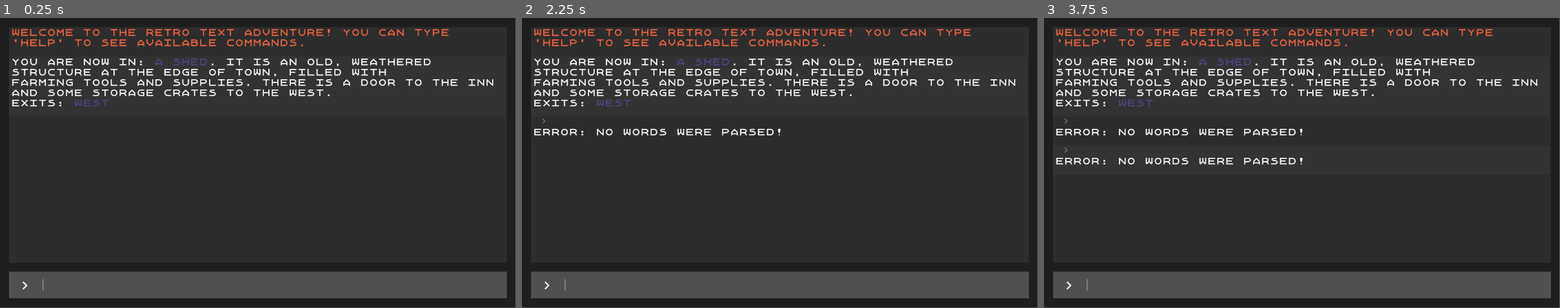
Above: before the commit, frames 1-3 (left to right).
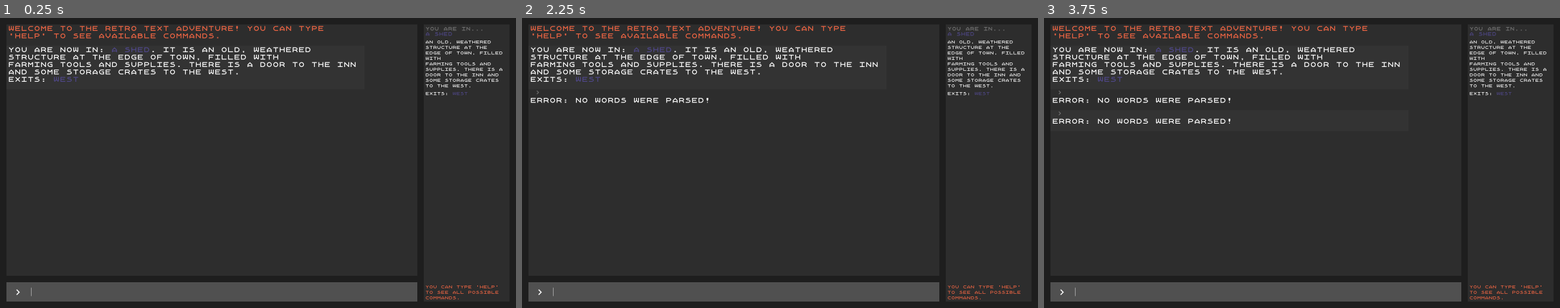
Above: after the commit, the same moments.

Repository: onionbulbperception/text_adventure_by_tutorial
Game: Godot game, scene res://scenes/game.tscn
Two runs of this game, one before a commit and one after it. Both use one fixed random seed, a clock stepped at 60 frames per second and the inputs below.
Inputs:
- Up to frame 1 (0.25 s): no input
- Up to frame 2 (2.25 s): tap Enter at 0.5, 2 s; tap Space at 1.25 s
- Up to frame 3 (3.75 s): tap Space at 2.75 s; tap Enter at 3.5 s
In our replay, the window is 799x449 before the commit and 800x450 after it. These sizes can differ from the game's own. Grey fills any space a smaller window leaves; there, only what the larger window draws over its background counts as a difference.

The runs differ from the first frame. In frame 1, 12% of the frame differs, in the area x 1-99%, y 2-98%; in frame 2, 13%; in frame 3, 14%.

Commit message:
finished tutorial.

Diff:
--- a/project.godot
+++ b/project.godot
@@ -18,6 +18,11 @@
 
 Types="*res://scripts/globals/types.gd"
 
+[display]
+
+window/size/viewport_width=1600
+window/size/viewport_height=900
+
 [rendering]
 
 renderer/rendering_method="gl_compatibility"
--- a/scenes/game.tscn
+++ b/scenes/game.tscn
@@ -8,6 +8,7 @@
 [ext_resource type="Script" path="res://scripts/room_manager.gd" id="3_kjrjv"]
 [ext_resource type="Script" path="res://scripts/input.gd" id="4_j06qb"]
 [ext_resource type="PackedScene" uid="uid://bisxee73hdwoq" path="res://scenes/game_info.tscn" id="6_nlqif"]
+[ext_resource type="PackedScene" uid="uid://c5vv0hhb12aou" path="res://scenes/side_panel.tscn" id="9_75o5y"]
 
 [sub_resource type="StyleBoxFlat" id="StyleBoxFlat_nxl4y"]
 bg_color = Color(0.118581, 0.118581, 0.118581, 1)
@@ -126,28 +127,33 @@
 theme_override_constants/margin_right = 20
 theme_override_constants/margin_bottom = 20
 
-[node name="Rows" type="VBoxContainer" parent="Background/MarginContainer"]
+[node name="Columns" type="HBoxContainer" parent="Background/MarginContainer"]
 layout_mode = 2
 theme_override_constants/separation = 20
 
-[node name="GameInfo" parent="Background/MarginContainer/Rows" instance=ExtResource("6_nlqif")]
+[node name="Rows" type="VBoxContainer" parent="Background/MarginContainer/Columns"]
+layout_mode = 2
+size_flags_horizontal = 3
+theme_override_constants/separation = 20
+
+[node name="GameInfo" parent="Background/MarginContainer/Columns/Rows" instance=ExtResource("6_nlqif")]
 layout_mode = 2
 
-[node name="InputArea" type="PanelContainer" parent="Background/MarginContainer/Rows"]
+[node name="InputArea" type="PanelContainer" parent="Background/MarginContainer/Columns/Rows"]
 custom_minimum_size = Vector2(0, 60)
 layout_mode = 2
 theme_override_styles/panel = SubResource("StyleBoxFlat_ebuqv")
 
-[node name="HBoxContainer" type="HBoxContainer" parent="Background/MarginContainer/Rows/InputArea"]
+[node name="HBoxContainer" type="HBoxContainer" parent="Background/MarginContainer/Columns/Rows/InputArea"]
 layout_mode = 2
 
-[node name="Caret" type="Label" parent="Background/MarginContainer/Rows/InputArea/HBoxContainer"]
+[node name="Caret" type="Label" parent="Background/MarginContainer/Columns/Rows/InputArea/HBoxContainer"]
 layout_mode = 2
 theme_override_fonts/font = ExtResource("3_k8pxv")
 theme_override_font_sizes/font_size = 24
 text = " > "
 
-[node name="Input" type="LineEdit" parent="Background/MarginContainer/Rows/InputArea/HBoxContainer"]
+[node name="Input" type="LineEdit" parent="Background/MarginContainer/Columns/Rows/InputArea/HBoxContainer"]
 layout_mode = 2
 size_flags_horizontal = 3
 theme_override_fonts/font = ExtResource("3_k8pxv")
@@ -157,5 +163,8 @@
 max_length = 36
 script = ExtResource("4_j06qb")
 
-[connection signal="text_submitted" from="Background/MarginContainer/Rows/InputArea/HBoxContainer/Input" to="." method="_on_input_text_submitted"]
-[connection signal="text_submitted" from="Background/MarginContainer/Rows/InputArea/HBoxContainer/Input" to="Background/MarginContainer/Rows/InputArea/HBoxContainer/Input" method="_on_text_submitted"]
+[node name="SidePanel" parent="Background/MarginContainer/Columns" instance=ExtResource("9_75o5y")]
+layout_mode = 2
+
+[connection signal="text_submitted" from="Background/MarginContainer/Columns/Rows/InputArea/HBoxContainer/Input" to="." method="_on_input_text_submitted"]
+[connection signal="text_submitted" from="Background/MarginContainer/Columns/Rows/InputArea/HBoxContainer/Input" to="Background/MarginContainer/Columns/Rows/InputArea/HBoxContainer/Input" method="_on_text_submitted"]
--- a/scenes/game_info.tscn
+++ b/scenes/game_info.tscn
@@ -1,13 +1,11 @@
 [gd_scene load_steps=3 format=3 uid="uid://bisxee73hdwoq"]
 
 [ext_resource type="Script" path="res://scripts/game_info.gd" id="1_2bpcd"]
-
-[sub_resource type="StyleBoxFlat" id="StyleBoxFlat_v4cue"]
-bg_color = Color(0.176471, 0.176471, 0.176471, 1)
+[ext_resource type="StyleBox" uid="uid://d04x6i32ieuxr" path="res://styles/main_panel.tres" id="1_roow3"]
 
 [node name="GameInfo" type="PanelContainer"]
 size_flags_vertical = 3
-theme_override_styles/panel = SubResource("StyleBoxFlat_v4cue")
+theme_override_styles/panel = ExtResource("1_roow3")
 script = ExtResource("1_2bpcd")
 
 [node name="Scroll" type="ScrollContainer" parent="."]
--- /dev/null
+++ b/scenes/side_panel.tscn
@@ -0,0 +1,90 @@
+[gd_scene load_steps=4 format=3 uid="uid://c5vv0hhb12aou"]
+
+[ext_resource type="StyleBox" uid="uid://d04x6i32ieuxr" path="res://styles/main_panel.tres" id="1_v3qva"]
+[ext_resource type="Script" path="res://scripts/side_panel.gd" id="2_1igxq"]
+[ext_resource type="FontFile" uid="uid://2c4lklsj37yx" path="res://fonts/Xanmono.ttf" id="2_a74lm"]
+
+[node name="SidePanel" type="PanelContainer"]
+theme_override_styles/panel = ExtResource("1_v3qva")
+script = ExtResource("2_1igxq")
+
+[node name="MarginContainer" type="MarginContainer" parent="."]
+layout_mode = 2
+theme_override_constants/margin_left = 5
+theme_override_constants/margin_top = 5
+theme_override_constants/margin_right = 5
+theme_override_constants/margin_bottom = 5
+
+[node name="Rows" type="VBoxContainer" parent="MarginContainer"]
+layout_mode = 2
+theme_override_constants/separation = 10
+
+[node name="TitleSection" type="VBoxContainer" parent="MarginContainer/Rows"]
+layout_mode = 2
+theme_override_constants/separation = 0
+
+[node name="InfoLabel" type="Label" parent="MarginContainer/Rows/TitleSection"]
+custom_minimum_size = Vector2(256, 0)
+layout_mode = 2
+theme_override_colors/font_color = Color(0.470588, 0.470588, 0.470588, 1)
+theme_override_fonts/font = ExtResource("2_a74lm")
+theme_override_font_sizes/font_size = 14
+text = "You are in..."
+autowrap_mode = 2
+
+[node name="RoomNameLabel" type="Label" parent="MarginContainer/Rows/TitleSection"]
+custom_minimum_size = Vector2(256, 0)
+layout_mode = 2
+theme_override_colors/font_color = Color(0.309804, 0.278431, 0.537255, 1)
+theme_override_fonts/font = ExtResource("2_a74lm")
+theme_override_font_sizes/font_size = 14
+text = "A Room"
+autowrap_mode = 2
+
+[node name="RoomDescriptionLabel" type="Label" parent="MarginContainer/Rows"]
+custom_minimum_size = Vector2(256, 0)
+layout_mode = 2
+theme_override_fonts/font = ExtResource("2_a74lm")
+theme_override_font_sizes/font_size = 12
+text = "This will be where the room's description goes"
+autowrap_mode = 2
+
+[node name="ListArea" type="VBoxContainer" parent="MarginContainer/Rows"]
+layout_mode = 2
+size_flags_vertical = 3
+
+[node name="ExitLabel" type="RichTextLabel" parent="MarginContainer/Rows/ListArea"]
+layout_mode = 2
+theme_override_fonts/normal_font = ExtResource("2_a74lm")
+theme_override_font_sizes/normal_font_size = 12
+bbcode_enabled = true
+text = "Exits: Option"
+fit_content = true
+autowrap_mode = 2
+
+[node name="NpcLabel" type="RichTextLabel" parent="MarginContainer/Rows/ListArea"]
+layout_mode = 2
+theme_override_fonts/normal_font = ExtResource("2_a74lm")
+theme_override_font_sizes/normal_font_size = 12
+bbcode_enabled = true
+text = "NPC: Option"
+fit_content = true
+autowrap_mode = 2
+
+[node name="ItemLabel" type="RichTextLabel" parent="MarginContainer/Rows/ListArea"]
+layout_mode = 2
+theme_override_fonts/normal_font = ExtResource("2_a74lm")
+theme_override_font_sizes/normal_font_size = 12
+bbcode_enabled = true
+text = "Items: Option"
+fit_content = true
+autowrap_mode = 2
+
+[node name="HelpLabel" type="Label" parent="MarginContainer/Rows"]
+custom_minimum_size = Vector2(256, 0)
+layout_mode = 2
+theme_override_colors/font_color = Color(0.941176, 0.396078, 0.262745, 1)
+theme_override_fonts/font = ExtResource("2_a74lm")
+theme_override_font_sizes/font_size = 12
+text = "You can type 'help' to see all possible commands."
+autowrap_mode = 2
--- a/scripts/command_processor.gd
+++ b/scripts/command_processor.gd
@@ -1,4 +1,8 @@
 extends Node
+
+
+signal room_changed(new_room)
+signal room_updated(current_room)
 
 
 var current_room = null
@@ -64,6 +68,7 @@
 		if second_word.to_lower() == item.item_name.to_lower():
 			current_room.remove_item(item)
 			player.take_item(item)
+			emit_signal("room_updated", current_room)
 			return "You take the " + Types.wrap_item_text(item.item_name)
 
 	return "There is no " + Types.wrap_item_text(second_word) + " here."
@@ -76,6 +81,7 @@
 		if second_word.to_lower() == item.item_name.to_lower():
 			player.drop_item(item)
 			current_room.add_item(item)
+			emit_signal("room_updated", current_room)
 			return "You drop the " + Types.wrap_item_text(item.item_name) + "."
 	return "You don't have anything called " + Types.wrap_system_text(second_word) + "."
 
@@ -165,4 +171,5 @@
 
 func change_room(new_room: GameRoom) -> String:
 	current_room = new_room
+	emit_signal("room_changed", new_room)
 	return new_room.get_full_description()
--- a/scripts/game.gd
+++ b/scripts/game.gd
@@ -1,12 +1,16 @@
 extends Control
 
-@onready var game_info = $Background/MarginContainer/Rows/GameInfo
+@onready var game_info = $Background/MarginContainer/Columns/Rows/GameInfo
 @onready var command_processor = $CommandProcessor
 @onready var room_manager = $RoomManager
 @onready var player = $Player
 
 
 func _ready() -> void:
+	var side_panel = $Background/MarginContainer/Columns/SidePanel
+	command_processor.room_changed.connect(Callable(side_panel, "handle_room_changed"))
+	command_processor.room_updated.connect(Callable(side_panel, "handle_room_updated"))
+
 	game_info.create_response(Types.wrap_system_text("Welcome to the retro text adventure! You can type 'help' to see available commands."))
 
 	var starting_room_response = command_processor.initialize(room_manager.get_child(0), player)
--- /dev/null
+++ b/scripts/side_panel.gd
@@ -0,0 +1,32 @@
+extends PanelContainer
+
+
+@onready var room_name = $MarginContainer/Rows/TitleSection/RoomNameLabel
+@onready var room_description = $MarginContainer/Rows/RoomDescriptionLabel
+
+@onready var exit_label = $MarginContainer/Rows/ListArea/ExitLabel
+@onready var npc_label = $MarginContainer/Rows/ListArea/NpcLabel
+@onready var item_label = $MarginContainer/Rows/ListArea/ItemLabel
+
+func handle_room_changed(new_room):
+	room_name.text = new_room.room_name
+	room_description.text = new_room.room_description
+	exit_label.bbcode_text = new_room.get_exit_description()
+
+	var npc_string = new_room.get_npc_description()
+	if npc_string == "":
+		npc_label.hide()
+	else:
+		npc_label.show()
+		npc_label.bbcode_text = npc_string
+
+	var item_string = new_room.get_item_description()
+	if item_string == "":
+		item_label.hide()
+	else:
+		item_label.show()
+		item_label.bbcode_text = item_string
+
+
+func handle_room_updated(current_room):
+	handle_room_changed(current_room)
--- /dev/null
+++ b/styles/main_panel.tres
@@ -0,0 +1,4 @@
+[gd_resource type="StyleBoxFlat" format=3 uid="uid://d04x6i32ieuxr"]
+
+[resource]
+bg_color = Color(0.176471, 0.176471, 0.176471, 1)
Not shown: 1 places in scenes/game.tscn that only renumber resources
